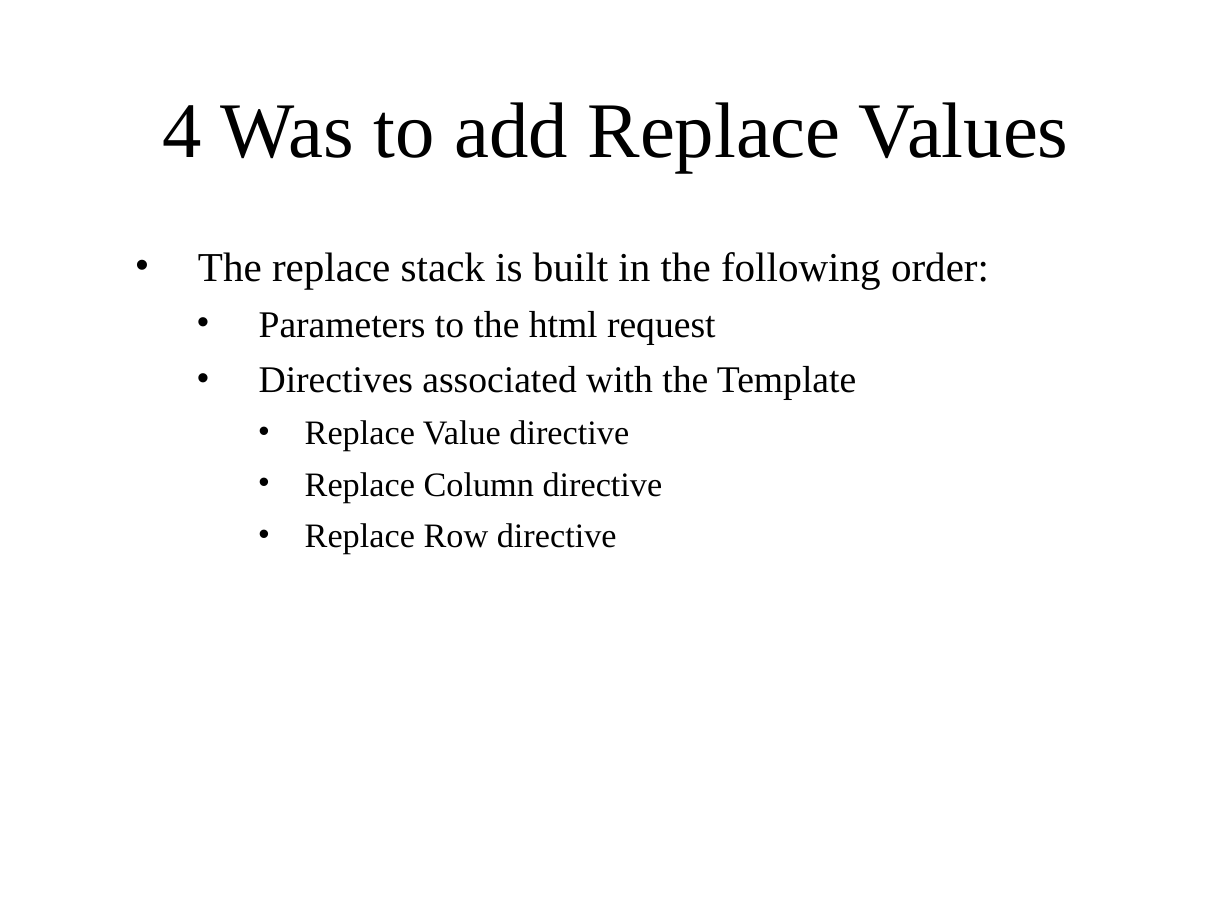
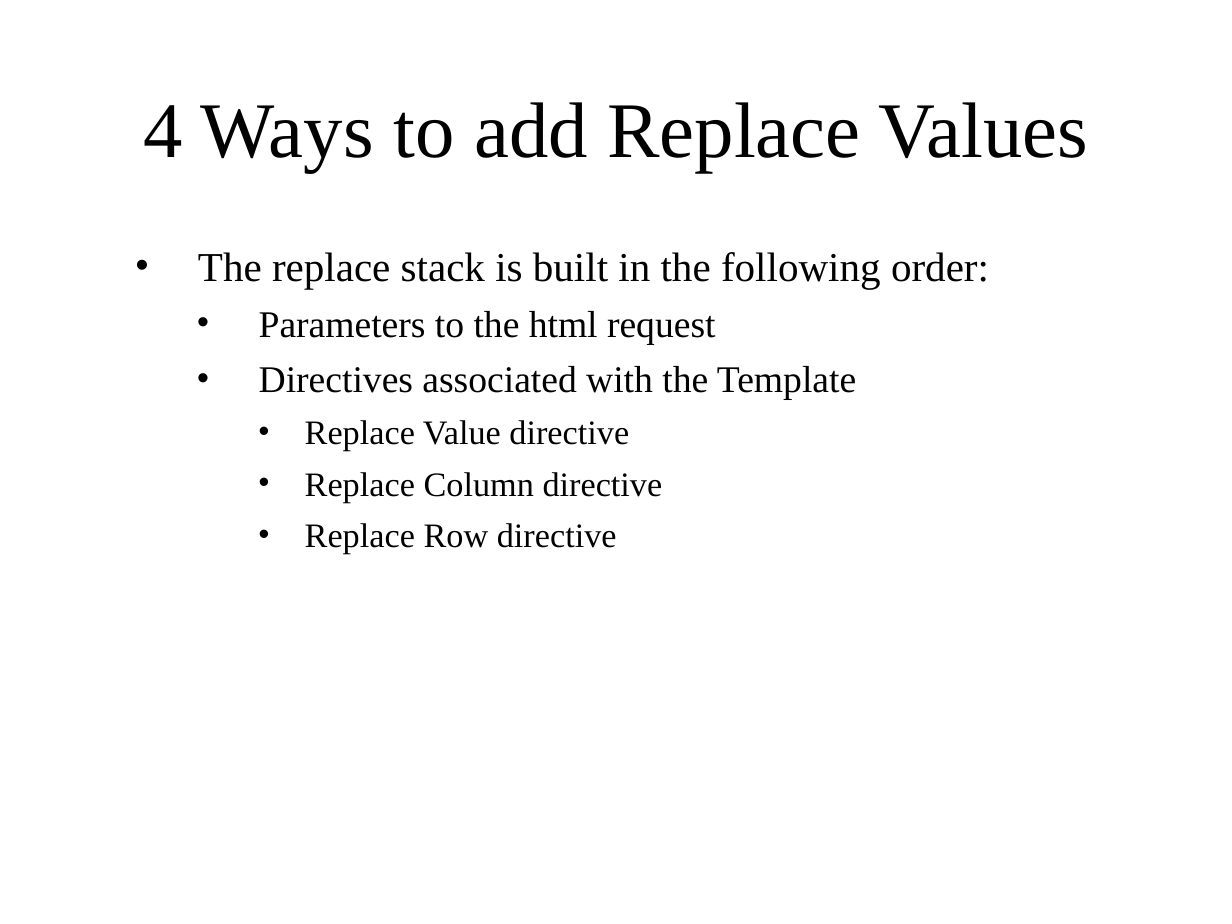
Before and after one commit to FlatBallFlyer/IBM-Data-Merge-Utility, a slide deck: slide 5 of WebContent/MergeTools.pptx. Drawn at 1232x924 pixels with LibreOffice and Linux fonts; fonts in the diff are those of the drawing; background and template pictures are left out. Boxes give left, top, right and bottom in pixels: in the first picture for what was removed or moved away, otherwise in the second. Text is boxed around its words. In the diff, an @@ line names an element or a change of style, - is before the commit and + after.

```diff
--- a/WebContent/MergeTools.pptx
+++ b/WebContent/MergeTools.pptx
@@ title at bbox=[143, 102, 1089, 173]: text changed @@
-4 Was to add Replace Values
+4 Ways to add Replace Values
```
Also in this commit, not shown: 3 other files.
